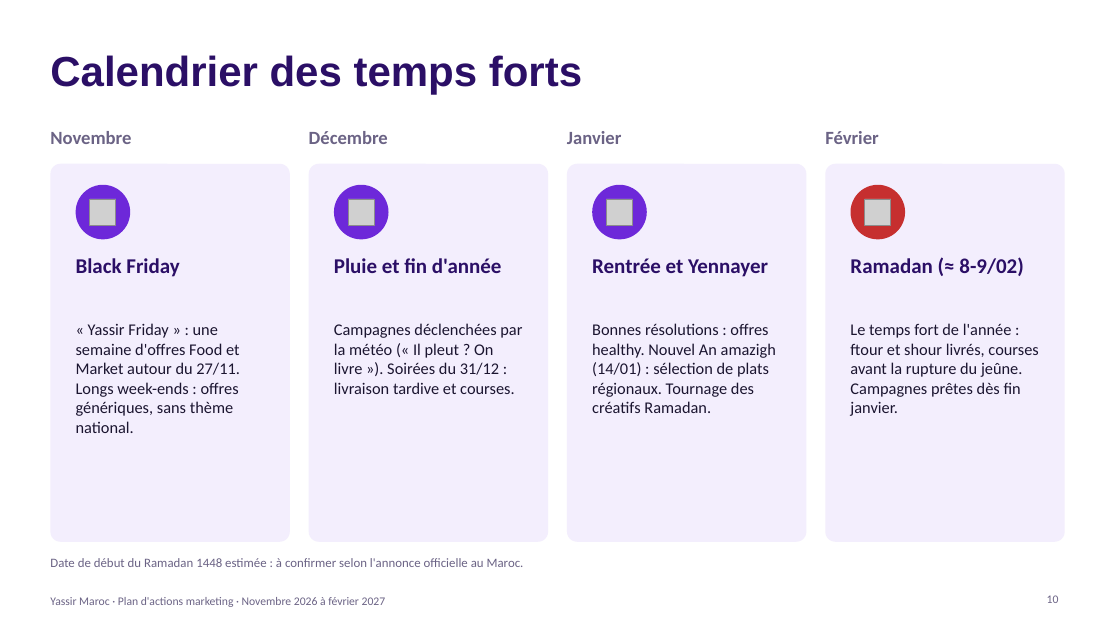
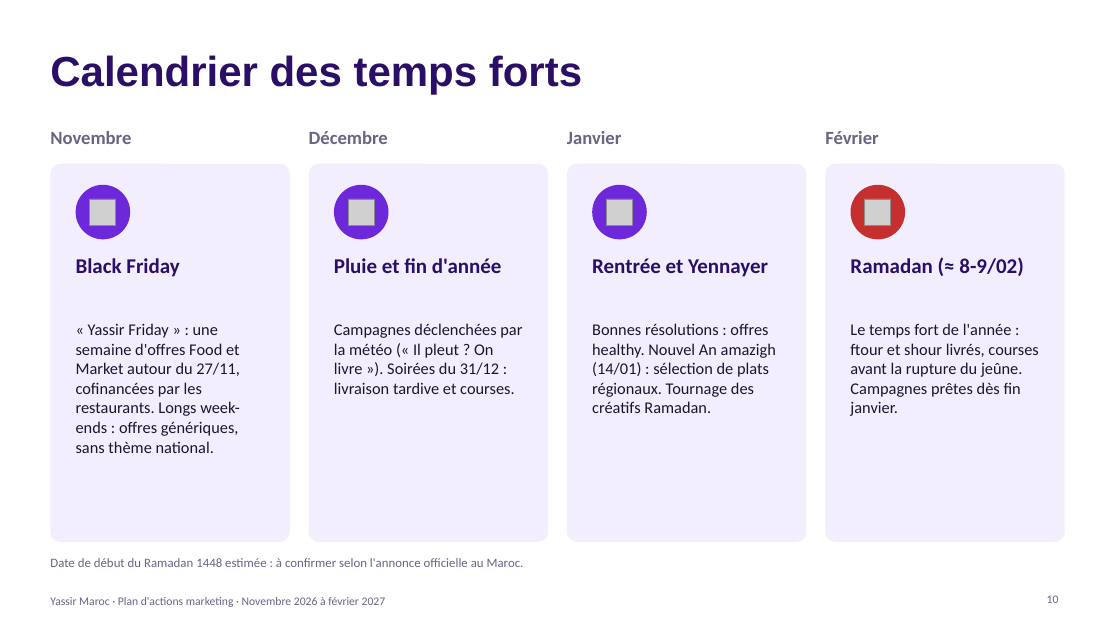
Before and after one commit to aymaneai-del/Projects-, a slide deck: slide 10 of yassir-maroc/Yassir_Maroc_Plan_Marketing_Nov2026-Fev2027.pptx. Drawn at 1120x630 pixels with LibreOffice and Linux fonts; fonts in the diff are those of the drawing; grey boxes stand for pictures. Boxes give left, top, right and bottom in pixels: in the first picture for what was removed or moved away, otherwise in the second. Text is boxed around its words. In the diff, an @@ line names an element or a change of style, - is before the commit and + after.

```diff
--- a/yassir-maroc/Yassir_Maroc_Plan_Marketing_Nov2026-Fev2027.pptx
+++ b/yassir-maroc/Yassir_Maroc_Plan_Marketing_Nov2026-Fev2027.pptx
@@ text at [76, 323, 240, 453]: text changed @@
-« Yassir Friday » : une semaine d'offres Food et Market autour du 27/11. Longs week-ends : offres génériques, sans thème national.
+« Yassir Friday » : une semaine d'offres Food et Market autour du 27/11, cofinancées par les restaurants. Longs week-ends : offres génériques, sans thème national.
```
Also in this commit, not shown: 5 other slides changed, 2 slides added, 1 slide removed.
